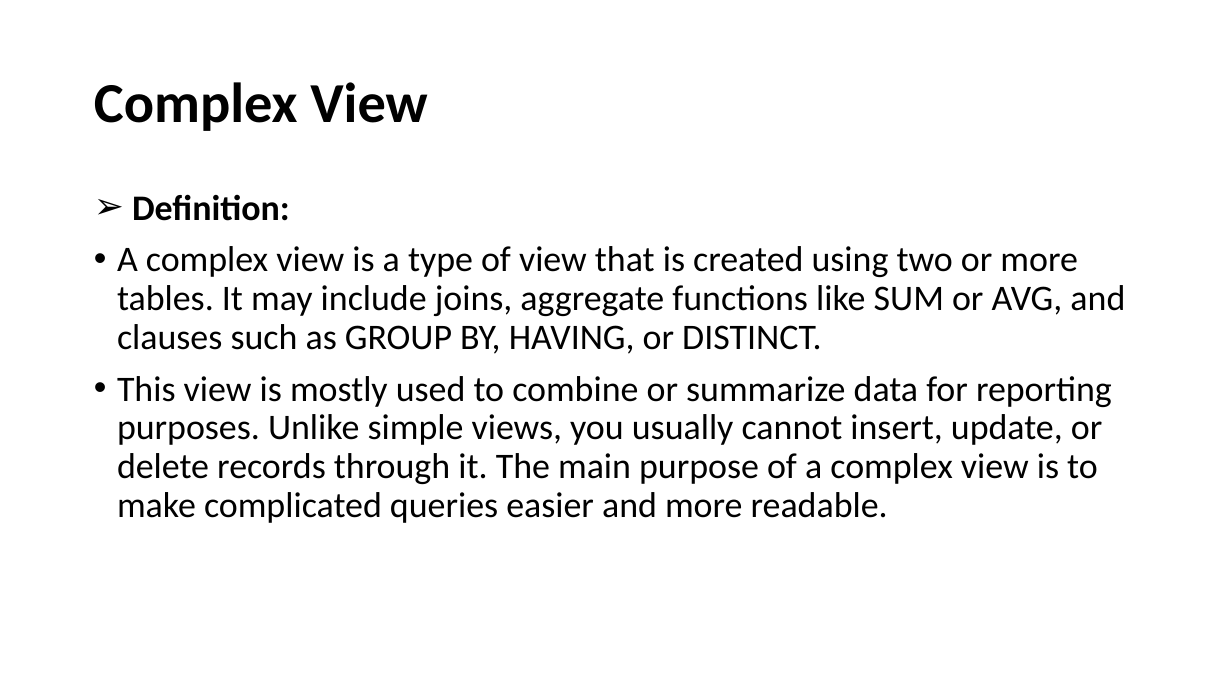
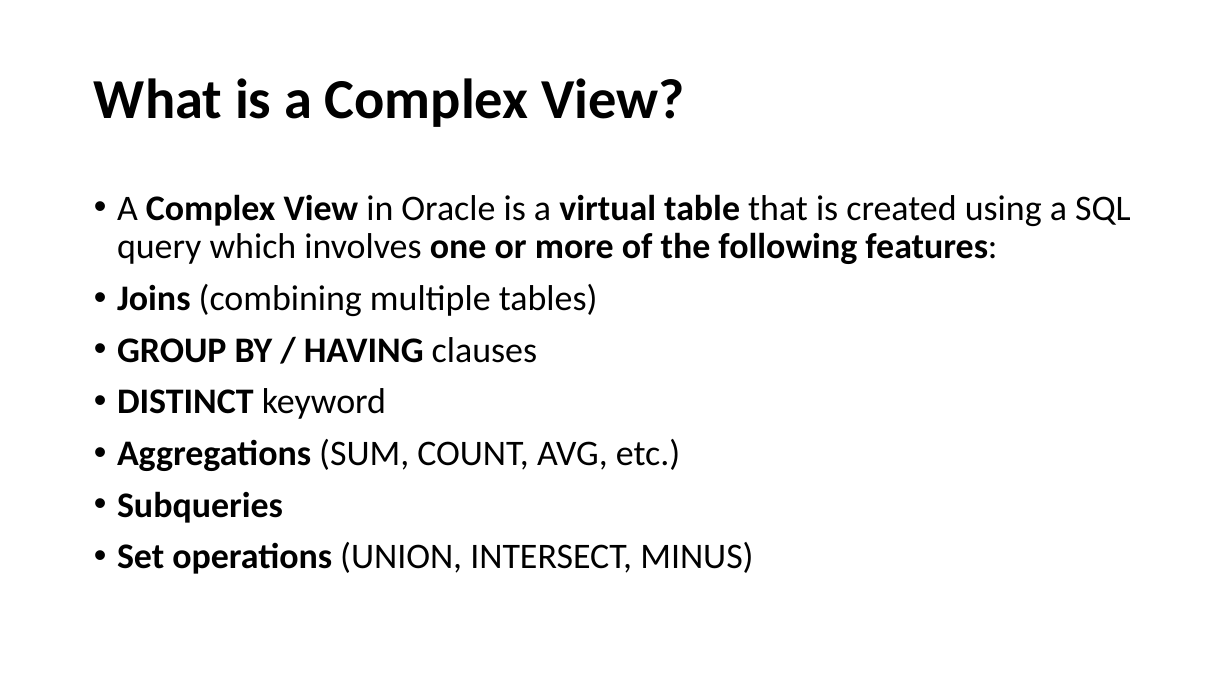
Before and after one commit to manishdesai17/Adbms, a slide deck: slide 8 of Types of Views in Oracle Database.pptx. Drawn at 1232x693 pixels with LibreOffice and Linux fonts; fonts in the diff are those of the drawing. Boxes give left, top, right and bottom in pixels: in the first picture for what was removed or moved away, otherwise in the second. Text is boxed around its words. In the diff, an @@ line names an element or a change of style, - is before the commit and + after.

```diff
--- a/Types of Views in Oracle Database.pptx
+++ b/Types of Views in Oracle Database.pptx
@@ title at [94, 78, 685, 127]: text changed @@
-Complex View
+What is a Complex View?
@@ text at [117, 194, 1131, 574]: text changed @@
-➢ Definition:
-• A complex view is a type of view that is created using two or more tables. It may include joins, aggregate functions like SUM or AVG, and clauses such as GROUP BY, HAVING, or DISTINCT.
-• This view is mostly used to combine or summarize data for reporting purposes. Unlike simple views, you usually cannot insert, update, or delete records through it. The main purpose of a complex view is to make complicated queries easier and more readable.
+• A Complex View in Oracle is a virtual table that is created using a SQL query which involves one or more of the following features:
+• Joins (combining multiple tables)
+• GROUP BY / HAVING clauses
+• DISTINCT keyword
+• Aggregations (SUM, COUNT, AVG, etc.)
+• Subqueries
+• Set operations (UNION, INTERSECT, MINUS)
```
Also in this commit, not shown: 3 other slides changed.
